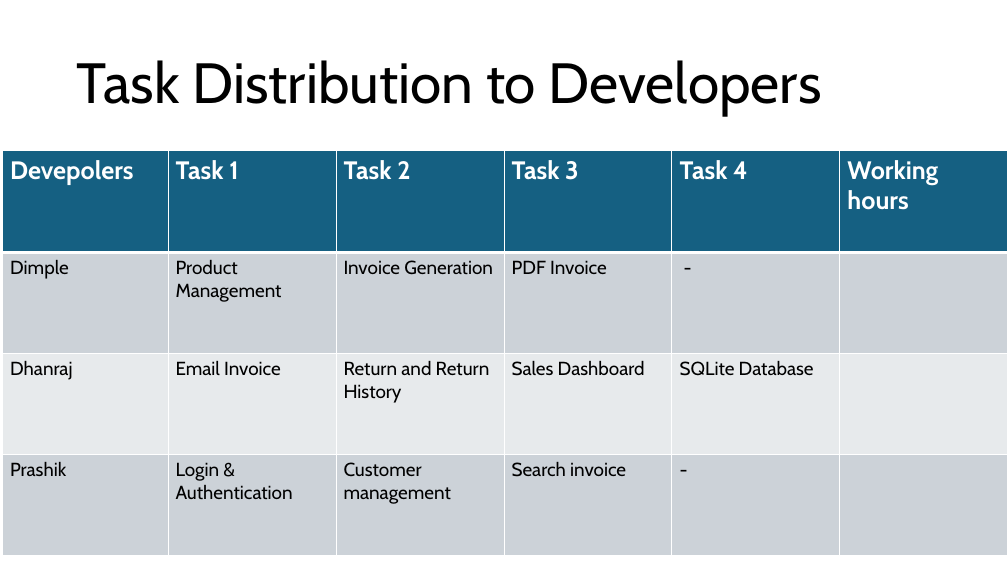
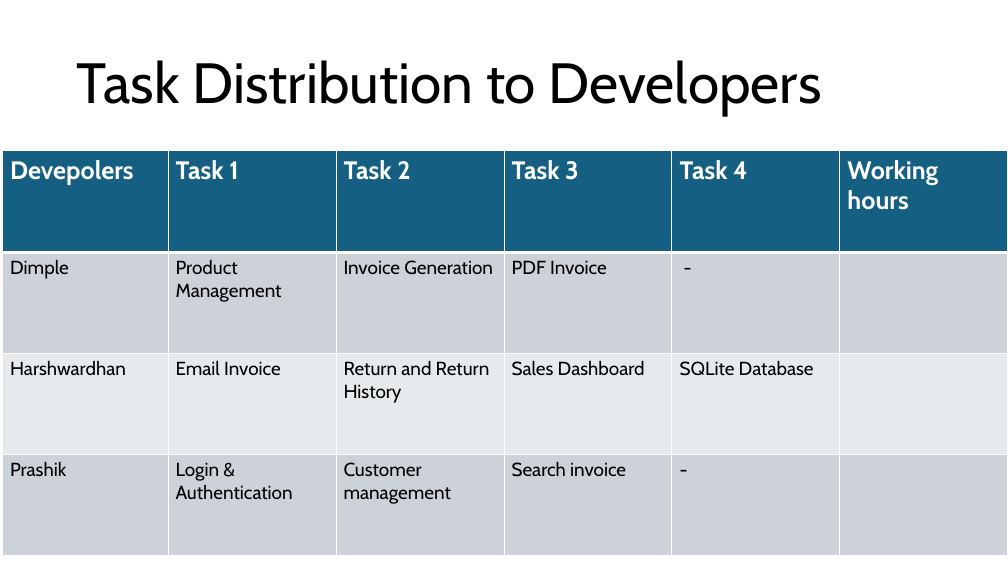
Before and after one commit to infotechperseverance-cpu/Industrial_Training_2026, a slide deck: slide 16 of ENIGMAS/INVOICE_GENERATOR/Required_Doc/automatic invoice ppt.pptx. Drawn at 1008x567 pixels with LibreOffice and Linux fonts; fonts in the diff are those of the drawing. Boxes give left, top, right and bottom in pixels: in the first picture for what was removed or moved away, otherwise in the second. Text is boxed around its words. In the diff, an @@ line names an element or a change of style, - is before the commit and + after.

```diff
--- a/ENIGMAS/INVOICE_GENERATOR/Required_Doc/automatic invoice ppt.pptx
+++ b/ENIGMAS/INVOICE_GENERATOR/Required_Doc/automatic invoice ppt.pptx
@@ table at (2,151,1007,556) @@
-row 3, column 1: Dhanraj
+row 3, column 1: Harshwardhan
```
Also in this commit, not shown: 2 other slides changed, 1 other file.
